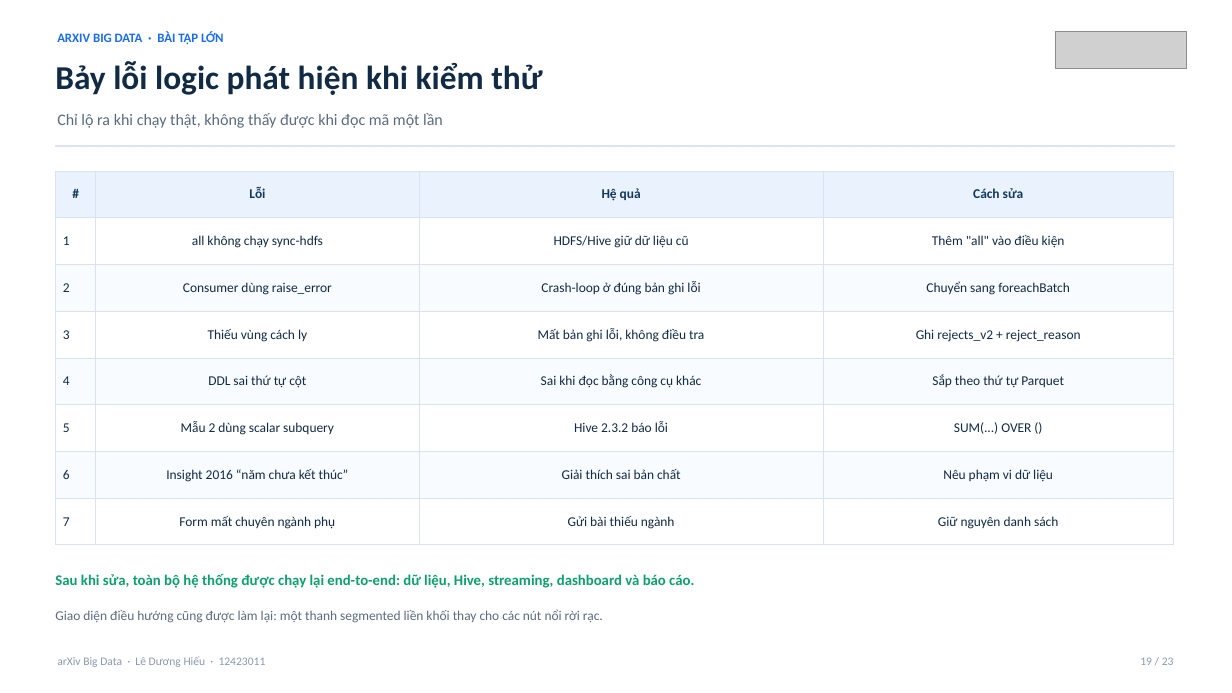
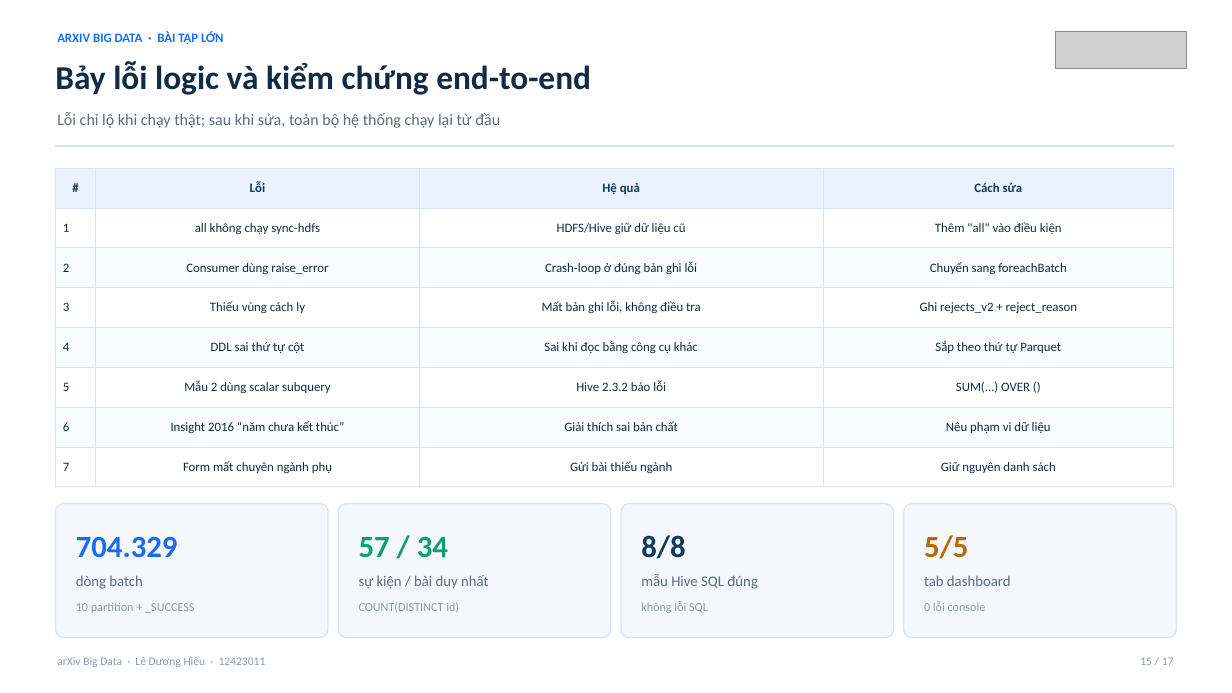
Before and after one commit to LDH-LeHieu18012005/arXiv-Big-Data-Platform, a slide deck: slide 15 of Slide Thuyết trình Xử lý Dữ liệu lớn - Lê Dương Hiếu.pptx (slide 19 before the commit). Drawn at 1232x693 pixels with LibreOffice and Linux fonts; fonts in the diff are those of the drawing; grey boxes stand for pictures. Boxes give left, top, right and bottom in pixels: in the first picture for what was removed or moved away, otherwise in the second. Text is boxed around its words. In the diff, an @@ line names an element or a change of style, - is before the commit and + after.

```diff
--- a/Slide Thuyết trình Xử lý Dữ liệu lớn - Lê Dương Hiếu.pptx
+++ b/Slide Thuyết trình Xử lý Dữ liệu lớn - Lê Dương Hiếu.pptx
@@ text at [55, 62, 591, 95]: text changed @@
-Bảy lỗi logic phát hiện khi kiểm thử
+Bảy lỗi logic và kiểm chứng end-to-end
@@ text at [57, 112, 500, 128]: text changed @@
-Chỉ lộ ra khi chạy thật, không thấy được khi đọc mã một lần
+Lỗi chỉ lộ khi chạy thật; sau khi sửa, toàn bộ hệ thống chạy lại từ đầu
@@ table at [55, 168, 1174, 487] @@
@@ size 10.5 to 10 pt @@
@@ rounded rectangle added at [55, 504, 328, 638], fill #F4F8FD, outline #D9E4F2 1 pt @@
@@ rounded rectangle added at [338, 504, 611, 638], fill #F4F8FD, outline #D9E4F2 1 pt @@
@@ rounded rectangle added at [621, 504, 894, 638], fill #F4F8FD, outline #D9E4F2 1 pt @@
@@ rounded rectangle added at [904, 504, 1177, 638], fill #F4F8FD, outline #D9E4F2 1 pt @@
@@ text added at [76, 537, 178, 558], 24 pt, text #1A6CF0, bold @@
+704.329
@@ text added at [359, 537, 448, 558], 24 pt, text #0E9F6E, bold @@
+57 / 34
@@ text added at [641, 535, 685, 559], 24 pt, text #123A5C, bold @@
+8/8
@@ text added at [924, 535, 968, 559], 24 pt, text #B46A00, bold @@
+5/5
@@ text removed at [55, 574, 694, 588] @@
-Sau khi sửa, toàn bộ hệ thống được chạy lại end-to-end: dữ liệu, Hive, streaming, dashboard và báo cáo.
@@ text added at [76, 576, 142, 589], 11.5 pt, text #5B6B80 @@
+dòng batch
@@ text added at [359, 575, 488, 589], 11.5 pt, text #5B6B80 @@
+sự kiện / bài duy nhất
@@ text added at [641, 574, 758, 589], 11.5 pt, text #5B6B80 @@
+mẫu Hive SQL đúng
@@ text added at [924, 575, 1011, 586], 11.5 pt, text #5B6B80 @@
+tab dashboard
@@ text removed at [55, 609, 603, 623] @@
-Giao diện điều hướng cũng được làm lại: một thanh segmented liền khối thay cho các nút nổi rời rạc.
@@ text added at [76, 603, 194, 613], 9.5 pt, text #8B9AAD @@
+10 partition + _SUCCESS
@@ text added at [359, 602, 459, 613], 9.5 pt, text #8B9AAD @@
+COUNT(DISTINCT id)
@@ text added at [641, 601, 708, 613], 9.5 pt, text #8B9AAD @@
+không lỗi SQL
@@ text added at [924, 601, 986, 611], 9.5 pt, text #8B9AAD @@
+0 lỗi console
@@ text at [1140, 657, 1174, 665]: text changed @@
-19 / 23
+15 / 17
```
Also in this commit, not shown: 14 other slides changed, 2 slides added, 8 slides removed, 47 other files.
